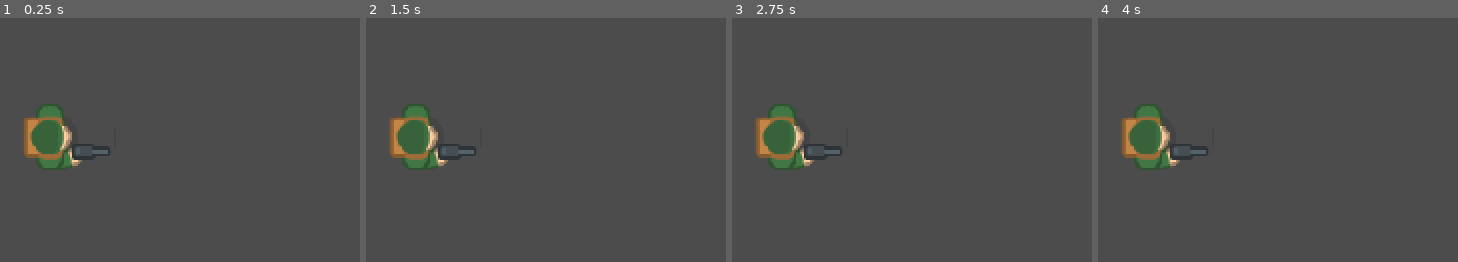
Above: before the commit, frames 1-4 (left to right).
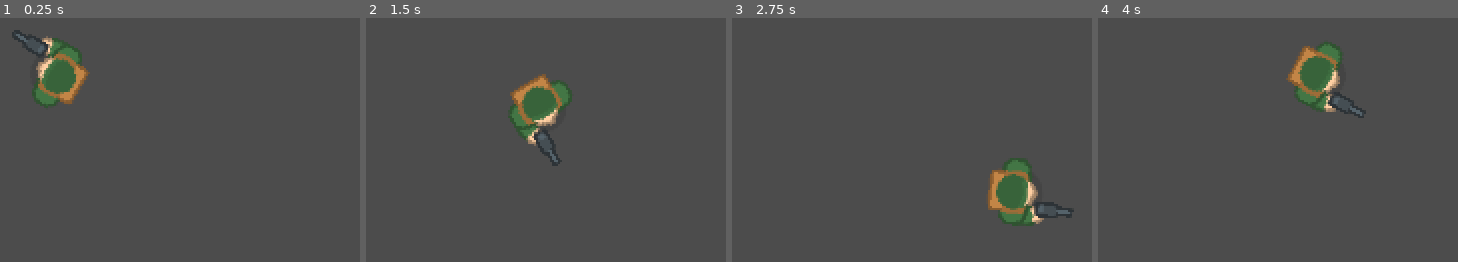
Above: after the commit, the same moments.

Repository: KafkaIsK/GodotShooter
Game: Godot game, scene res://Main.tscn
The game is run twice, just before and just after one commit, with the same random seed, the same clock (stepped at 60 frames per second) and the same inputs.
Inputs (mouse positions are in pixels of both pictures, inside the frame that each line leads up to):
- Up to frame 1 (0.25 s): no input
- Up to frame 2 (1.5 s): tap Enter at 0.5 s; move the mouse to (outside the picture) at 0.52 s; hold D (right, bound only after the commit) 0.53-1.28 s; move the mouse to (outside the picture) at 1.27 s; hold S (down, bound only after the commit) from 1.28 s (still down)
- Up to frame 3 (2.75 s): move the mouse to (outside the picture) at 2.02 s; release S (down, bound only after the commit) at 2.03 s; hold D (right, bound only after the commit) from 2.03 s (still down)
- Up to frame 4 (4 s): move the mouse to (outside the picture) at 2.77 s; release D (right, bound only after the commit) at 2.78 s; hold W (up, bound only after the commit) 2.78-3.53 s; move the mouse to (outside the picture) at 3.52 s; hold A (left, bound only after the commit) from 3.53 s (still down)

The runs differ from the first frame. In frame 1, 4.8% of the frame differs, in the area x 3-31%, y 4-63%; in frame 2, 4.9%, in the area x 6-58%, y 22-63%; in frame 3, 4.9%; in frame 4, 4.9%.

Commit message:
Player Movement

Diff:
--- a/Main.tscn
+++ b/Main.tscn
@@ -1,6 +1,7 @@
-[gd_scene load_steps=3 format=2]
+[gd_scene load_steps=4 format=2]
 
 [ext_resource path="res://assets/kenney_topdown-shooter/Spritesheet/spritesheet_characters.png" type="Texture" id=1]
+[ext_resource path="res://Player.gd" type="Script" id=2]
 
 [sub_resource type="RectangleShape2D" id=1]
 extents = Vector2( 16, 16 )
@@ -8,13 +9,14 @@
 [node name="Main" type="Node2D"]
 
 [node name="Player" type="KinematicBody2D" parent="."]
-position = Vector2( 88, 88 )
+position = Vector2( 80, 48 )
+script = ExtResource( 2 )
 
 [node name="Sprite" type="Sprite" parent="Player"]
 texture = ExtResource( 1 )
+offset = Vector2( 10, 0 )
 region_enabled = true
-region_rect = Rect2( 0, 0, 60, 44 )
+region_rect = Rect2( 0, 0, 56, 44 )
 
 [node name="CollisionShape2D" type="CollisionShape2D" parent="Player"]
-position = Vector2( -8, 0 )
 shape = SubResource( 1 )
--- /dev/null
+++ b/Player.gd
@@ -0,0 +1,25 @@
+extends KinematicBody2D
+
+export (int) var speed = 100
+
+
+func _ready() -> void:
+	pass
+
+
+func _process(delta: float) -> void:
+	var movement_direction := Vector2.ZERO
+
+	if Input.is_action_pressed("up"):
+		movement_direction.y = -1
+	if Input.is_action_pressed("down"):
+		movement_direction.y = 1
+	if Input.is_action_pressed("left"):
+		movement_direction.x = -1
+	if Input.is_action_pressed("right"):
+		movement_direction.x = 1
+
+	movement_direction = movement_direction.normalized()
+	move_and_slide(movement_direction * speed)
+
+	look_at(get_global_mouse_position())
--- a/project.godot
+++ b/project.godot
@@ -41,6 +41,29 @@
 "svg/scale": 1.0
 }
 
+[input]
+
+up={
+"deadzone": 0.5,
+"events": [ Object(InputEventKey,"resource_local_to_scene":false,"resource_name":"","device":0,"alt":false,"shift":false,"control":false,"meta":false,"command":false,"pressed":false,"scancode":87,"unicode":0,"echo":false,"script":null)
+ ]
+}
+down={
+"deadzone": 0.5,
+"events": [ Object(InputEventKey,"resource_local_to_scene":false,"resource_name":"","device":0,"alt":false,"shift":false,"control":false,"meta":false,"command":false,"pressed":false,"scancode":83,"unicode":0,"echo":false,"script":null)
+ ]
+}
+left={
+"deadzone": 0.5,
+"events": [ Object(InputEventKey,"resource_local_to_scene":false,"resource_name":"","device":0,"alt":false,"shift":false,"control":false,"meta":false,"command":false,"pressed":false,"scancode":65,"unicode":0,"echo":false,"script":null)
+ ]
+}
+right={
+"deadzone": 0.5,
+"events": [ Object(InputEventKey,"resource_local_to_scene":false,"resource_name":"","device":0,"alt":false,"shift":false,"control":false,"meta":false,"command":false,"pressed":false,"scancode":68,"unicode":0,"echo":false,"script":null)
+ ]
+}
+
 [physics]
 
 common/enable_pause_aware_picking=true
@@ -48,3 +71,4 @@
 [rendering]
 
 environment/default_environment="res://default_env.tres"
+quality/dynamic_fonts/use_oversampling=false
